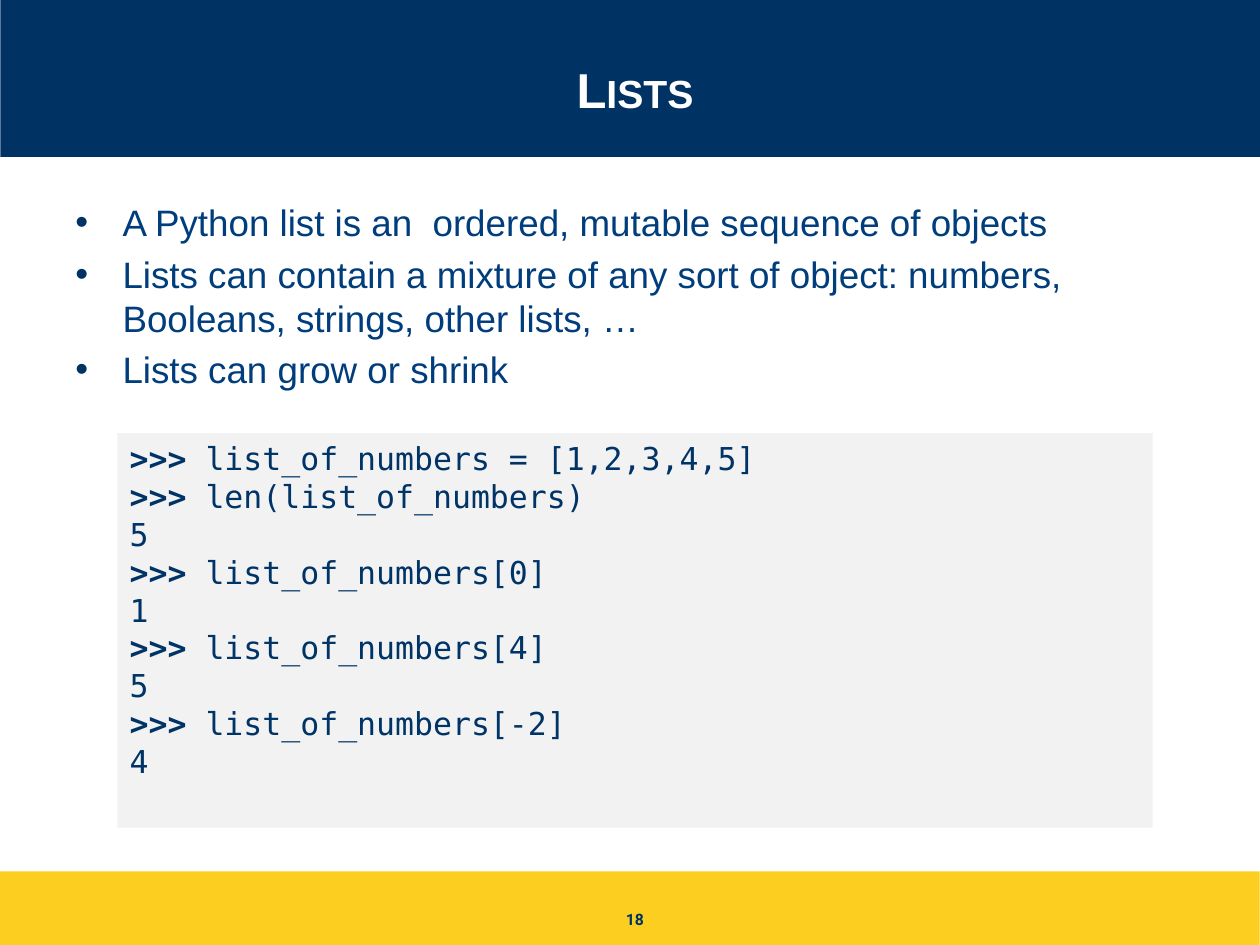
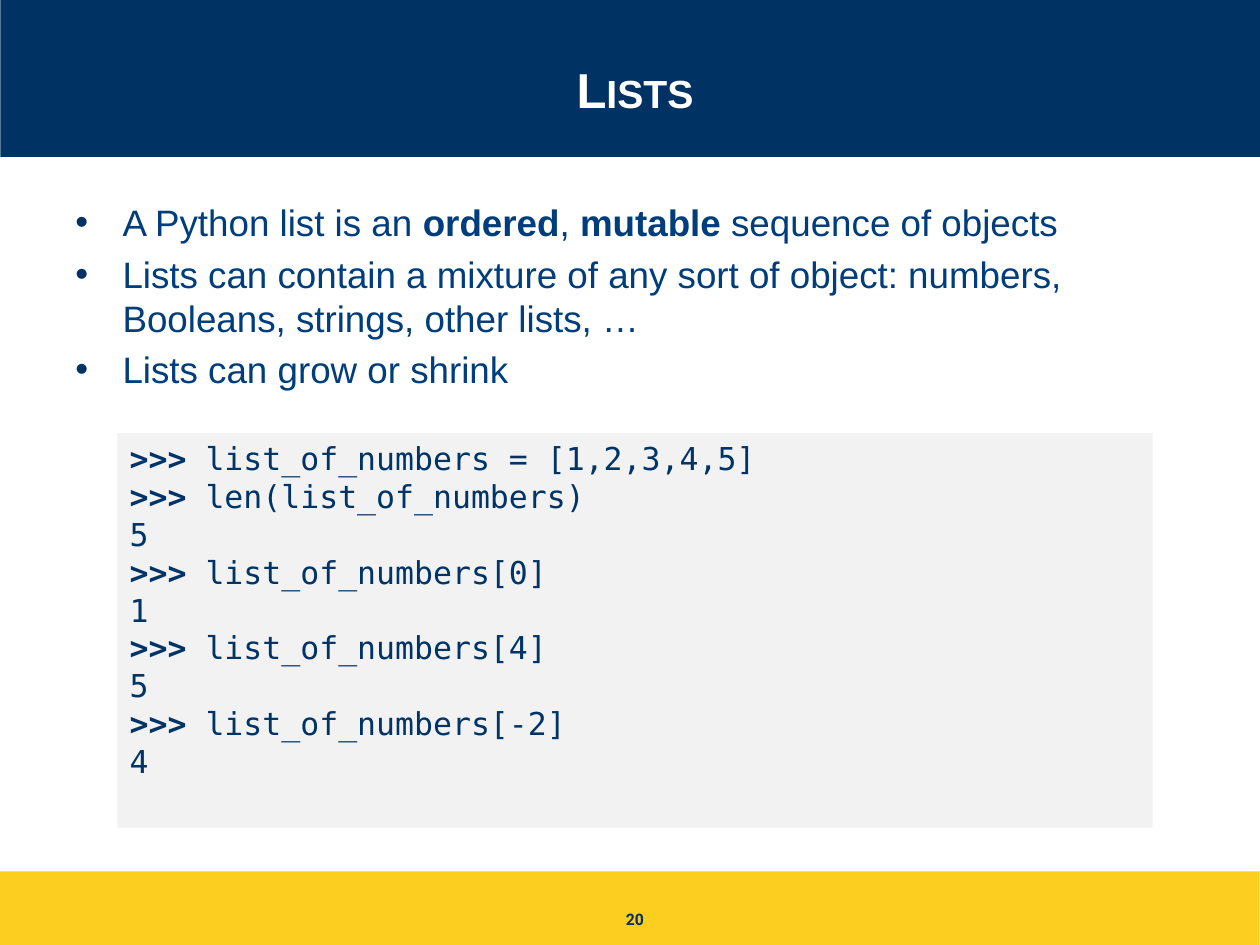
Before and after one commit to igorsteinmacher/INF502-Fall2020, a slide deck: slide 20 of slides/Python_ready_set_go.pptx (slide 18 before the commit). Drawn at 1260x945 pixels with LibreOffice and Linux fonts; fonts in the diff are those of the drawing. Boxes give left, top, right and bottom in pixels: in the first picture for what was removed or moved away, otherwise in the second. Text is boxed around its words. In the diff, an @@ line names an element or a change of style, - is before the commit and + after.

Commit message:
Changes in the examples and class slides for Python ready, set, go

```diff
--- a/slides/Python_ready_set_go.pptx
+++ b/slides/Python_ready_set_go.pptx
@@ text at (123,209,1057,244): bold on in "ordered, mutable" @@
@@ page number at (626,913,644,925): text changed @@
-18
+20
```
Also in this commit, not shown: 4 other slides changed, 5 slides added, 19 other files.
